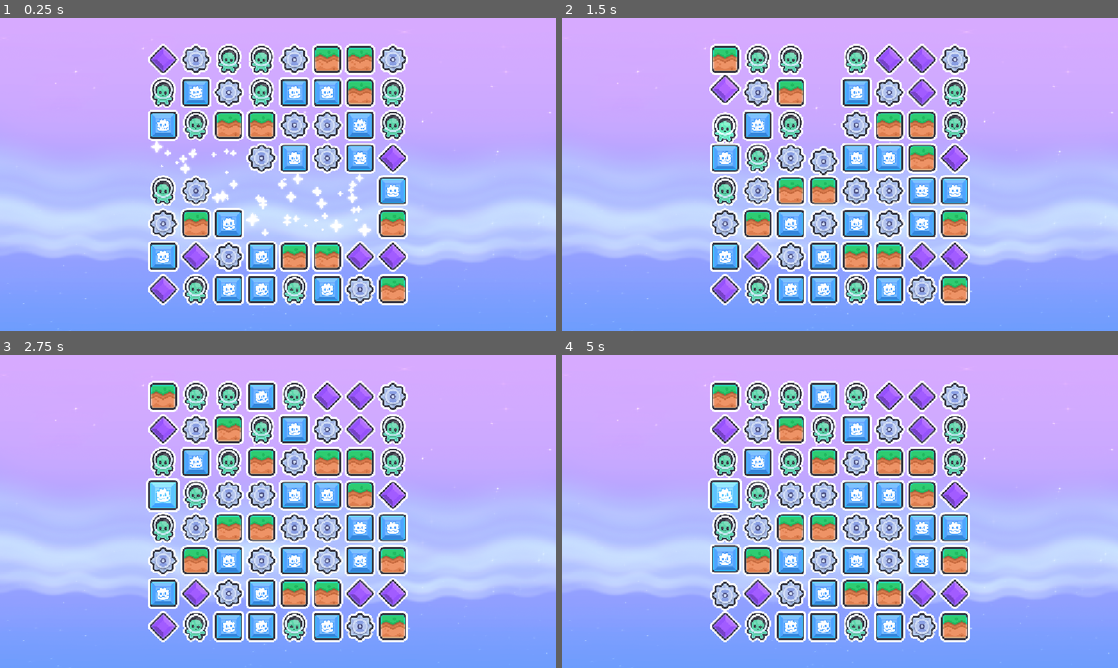
Above: before the commit, frames 1-4 (two rows, left to right).
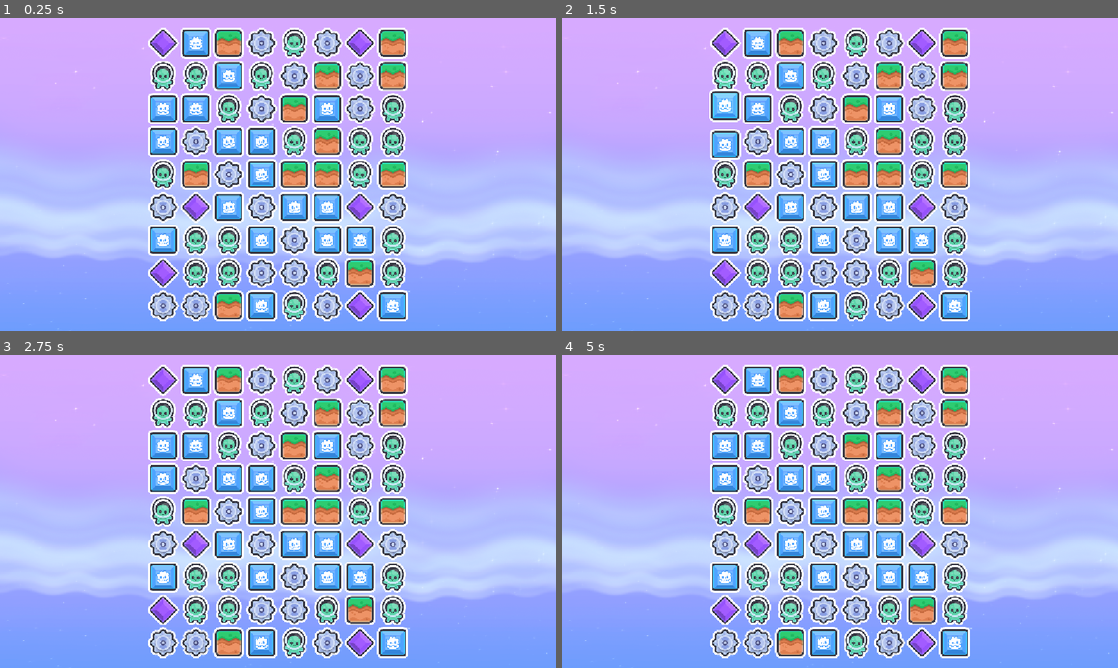
Above: after the commit, the same moments.

Repository: KenneyNL/Starter-Kit-Match-3
Game: Godot game, scene res://scenes/main.tscn
Same seed, same stepped clock (60 frames per second), same inputs: the game is played once before the commit and once after it.
Inputs (mouse positions are in pixels of both pictures, inside the frame that each line leads up to):
- Up to frame 1 (0.25 s): no input
- Up to frame 2 (1.5 s): drag from (723, 96) to (723, 190) at 0.52 s; drag from (723, 89) to (723, 190) at 1.27 s
- Up to frame 3 (2.75 s): move the mouse to (161, 495) at 2.02 s; click (161, 495) at 2.17 s
- Up to frame 4 (5 s): tap Enter at 2.75 s; drag from (723, 527) to (723, 627) at 2.77 s; drag from (723, 527) to (756, 430) at 3.52 s; drag from (723, 592) to (723, 495) at 4.27 s

The runs differ from the first frame. In frame 1, 35% of the frame differs, in the area x 26-74%, y 3-97%; in frame 2, 36%; in frame 3, 36%; in frame 4, 36%.

Commit message:
add comment annotation and small fix
added comment annotation for multiple piece of code
enforce type casting for Tile to ensure readability
fixed one magic number issue

Diff:
--- a/scenes/main.tscn
+++ b/scenes/main.tscn
@@ -12,19 +12,20 @@
 [ext_resource type="Texture2D" uid="uid://c26xoi1o70ttr" path="res://sprites/cursors/cursor-hand-open.png" id="9_4c57u"]
 [ext_resource type="Texture2D" uid="uid://eailhed83ju8" path="res://sprites/cursors/cursor-hand-closed.png" id="10_efxa6"]
 
-[node name="Main" type="Node2D" unique_id=1469547217]
+[node name="Main" type="Node2D" unique_id=1531942204]
 script = ExtResource("1_ig7tw")
+height = 9
 tile_scene = ExtResource("2_0xm2m")
 sparkles_scene = ExtResource("3_kek77")
 textures = Array[Texture2D]([ExtResource("3_lquwl"), ExtResource("4_7mycd"), ExtResource("5_272bh"), ExtResource("6_272bh"), ExtResource("7_5vw27")])
 open_hand_cursor = ExtResource("9_4c57u")
 closed_hand_cursor = ExtResource("10_efxa6")
 
-[node name="Background" type="TextureRect" parent="." unique_id=958130344]
+[node name="Background" type="TextureRect" parent="." unique_id=602595972]
 offset_right = 1280.0
 offset_bottom = 720.0
 size_flags_horizontal = 3
 size_flags_vertical = 3
 texture = ExtResource("8_5vw27")
 
-[node name="Board" type="Node2D" parent="." unique_id=879210771]
+[node name="Board" type="Node2D" parent="." unique_id=300252412]
--- a/scenes/tile.tscn
+++ b/scenes/tile.tscn
@@ -6,14 +6,14 @@
 [sub_resource type="RectangleShape2D" id="RectangleShape2D_0e48y"]
 size = Vector2(128, 128)
 
-[node name="Node2D" type="Area2D" unique_id=772946405]
+[node name="Node2D" type="Area2D"]
 scale = Vector2(0.5, 0.5)
 script = ExtResource("1_hisf2")
 
-[node name="Sprite2D" type="Sprite2D" parent="." unique_id=811763384]
+[node name="Sprite2D" type="Sprite2D" parent="."]
 texture = ExtResource("2_hisf2")
 
-[node name="CollisionShape2D" type="CollisionShape2D" parent="." unique_id=12865723]
+[node name="CollisionShape2D" type="CollisionShape2D" parent="."]
 shape = SubResource("RectangleShape2D_0e48y")
 
 [connection signal="mouse_entered" from="." to="." method="_on_mouse_entered"]
--- a/scripts/main.gd
+++ b/scripts/main.gd
@@ -3,7 +3,11 @@
 @export_subgroup("Properties")
 @export var width: int = 8
 @export var height: int = 8
+
+# offset here is also the size of each tile (match element)
 @export var offset: int = 68
+# the extent of dragging that will result to a swap
+@export var threshold:int = 32
 
 @export_subgroup("Scenes")
 @export var tile_scene: PackedScene
@@ -22,6 +26,7 @@
 
 var grid = []
 var first_touch = Vector2i(-1, -1)
+# is_swapping prevents player swaps again during swap/cancelation
 var is_swapping = false
 var combo_count: int = 0
 
@@ -51,6 +56,7 @@
 func setup_grid_array():
 
 	grid = []
+	# each x represents one column of grid and has length of height
 	for x in width:
 		grid.append([])
 		grid[x].resize(height)
@@ -65,8 +71,8 @@
 # Spawn a new tile at a certain grid position
 
 func spawn_at(x, y):
-
-	var created_piece = tile_scene.instantiate()
+	# create a random piece
+	var created_piece:Tile = tile_scene.instantiate()
 	var random_index = randi_range(0, textures.size() - 1)
 
 	container.add_child(created_piece)
@@ -89,22 +95,30 @@
 func _input(event):
 
 	if event is InputEventMouseButton:
+		# this event is trigered when left mouse releases
 		if event.button_index == MOUSE_BUTTON_LEFT and not event.pressed:
 			if first_touch != Vector2i(-1, -1):
 				var local_mouse_pos = container.get_local_mouse_position()
 				calculate_swipe(local_mouse_pos)
 
+# check which direction to swipe
+# given the gird index of tile where mouse is pressed
+# and the point where mouse releases
 func calculate_swipe(final_pos: Vector2):
 
+	# convert grid index to actual position and calculate distance dragged with release location
 	var difference = final_pos - grid_to_pixel(first_touch.x, first_touch.y)
 
-	if difference.length() > 32:
+	# if the distance dragged exceeds a threshold
+	# find the tile that will be swapped
+	if difference.length() > threshold:
 		var other_touch = first_touch
 		if abs(difference.x) > abs(difference.y): # Horizontal dragging
 			other_touch.x += 1 if difference.x > 0 else -1
 		else: # Vertical dragging
 			other_touch.y += 1 if difference.y > 0 else -1
-
+		# if the tile that will be swapped is within the boundary
+		# play music and swap
 		if is_within_grid(other_touch):
 			handle_swap_logic(first_touch, other_touch)
 			Audio.play("res://sounds/tile-swap.ogg", false, randf_range(0.8, 1.2), 0.3)
@@ -115,10 +129,9 @@
 # Game loop
 
 func handle_swap_logic(pos_a: Vector2i, pos_b: Vector2i):
-
 	is_swapping = true
 	swap_pieces(pos_a, pos_b)
-
+	# pause a bit so user can see swapping happening
 	await get_tree().create_timer(0.3).timeout
 
 	if find_matches().size() > 0:
@@ -131,8 +144,8 @@
 
 func swap_pieces(a: Vector2i, b: Vector2i):
 
-	var piece_a = grid[a.x][a.y]
-	var piece_b = grid[b.x][b.y]
+	var piece_a:Tile = grid[a.x][a.y]
+	var piece_b:Tile = grid[b.x][b.y]
 
 	if piece_a and piece_b:
 		grid[a.x][a.y] = piece_b
@@ -144,11 +157,15 @@
 		piece_a.move_to(grid_to_pixel(b.x, b.y), false)
 		piece_b.move_to(grid_to_pixel(a.x, a.y), false)
 
+# iterate the entire board and check for matches
 func find_matches() -> Array:
-
+	# stores all element that are matched and will be canceled
 	var matched_dict = {}
 
 	for y in height:
+		# for each row check if the 2 element on its right matches with it
+		# row is only iterated to width - 2 because
+		# checking match at the 2nd last and last column are not needed
 		for x in range(width - 2):
 			var p1 = grid[x][y]; var p2 = grid[x+1][y]; var p3 = grid[x+2][y]
 			if p1 and p2 and p3 and p1.type == p2.type and p1.type == p3.type:
@@ -171,6 +188,7 @@
 		combo_count += 1
 		Audio.play("res://sounds/tile-match.ogg", true, 1.0 + (combo_count * 0.1))
 
+		# remove matches with tween animation
 		for piece in matches:
 			var effect = sparkles_scene.instantiate()
 			effect.position = piece.position
@@ -192,8 +210,11 @@
 
 func collapse_columns():
 
+	# for every column, iterate from bottom to top
 	for x in width:
 		for y in range(height - 1, -1, -1):
+			# if a tile is empty, check if there is any tile above it
+			# if there is, move the tile above to it
 			if grid[x][y] == null:
 				for k in range(y - 1, -1, -1):
 					if grid[x][k] != null:
@@ -210,7 +231,12 @@
 		for y in height:
 			if grid[x][y] == null:
 				spawn_at(x, y)
-				grid[x][y].position.y -= offset * 2
+				# the current spawning mechanism will spawn
+				# tile 5 tiles above its desired position and "drop" it down
+				# since maximum amount of cancel made per column is 5
+				# tile will always be dropped above the screen
+				grid[x][y].position.y -= offset * 4
+				print(grid[x][y].position.y)
 				grid[x][y].move_to(grid_to_pixel(x, y))
 	await get_tree().create_timer(0.3).timeout
 
--- a/scripts/tile.gd
+++ b/scripts/tile.gd
@@ -1,8 +1,10 @@
+class_name Tile
 extends Area2D
 
 signal tile_pressed(pos)
 
 var type:String
+# grid position is the index of the tile in grid array
 var grid_position:Vector2i
 
 # Highlight tile when hovering mouse
@@ -22,16 +24,18 @@
 	tween.tween_property($Sprite2D, "modulate", Color(1, 1, 1), 0.1)
 
 # Set piece them when initializing
-
+# assign its texture and type id
+# id is the index of texure in texures array in main
 func set_tile_type(id: String, texture: Texture2D):
 
 	type = id
 	$Sprite2D.texture = texture
 
 # Letting the main code know when a tile has been pressed
+# Also pass the grid position to main when pressed
+# so main can track it when dragging the tile
 
 func _input_event(_viewport, event, _shape_idx):
-
 	if event is InputEventMouseButton:
 		if event.button_index == MOUSE_BUTTON_LEFT and event.pressed:
 			tile_pressed.emit(grid_position)
Not shown: 1 places in scenes/tile.tscn that only renumber resources
